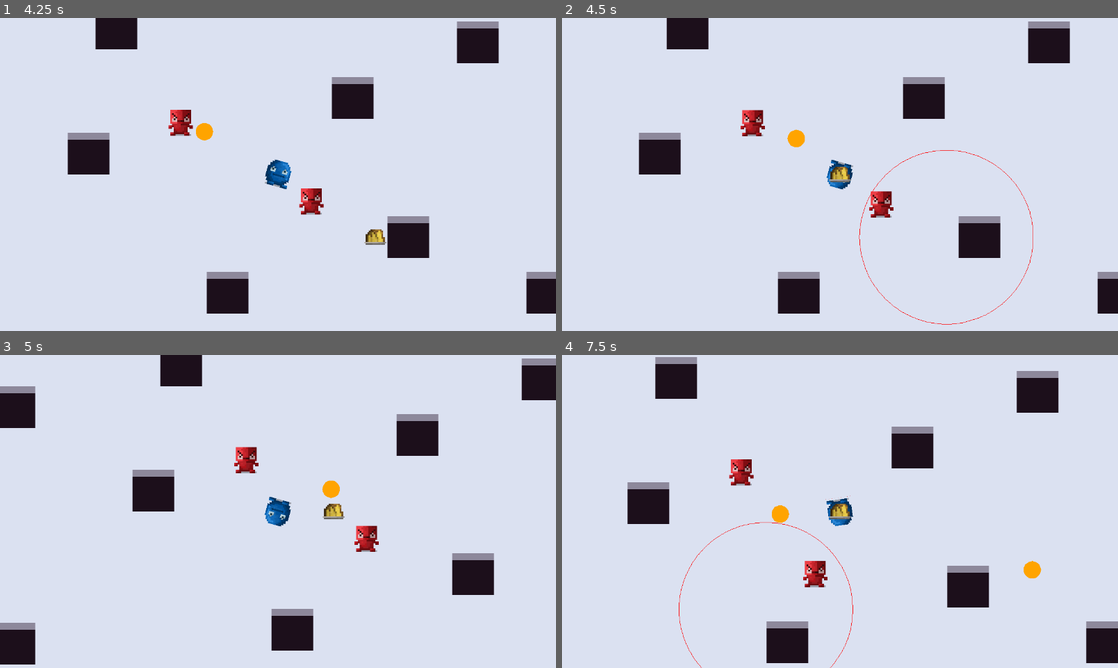
Above: before the commit, frames 1-4 (two rows, left to right).
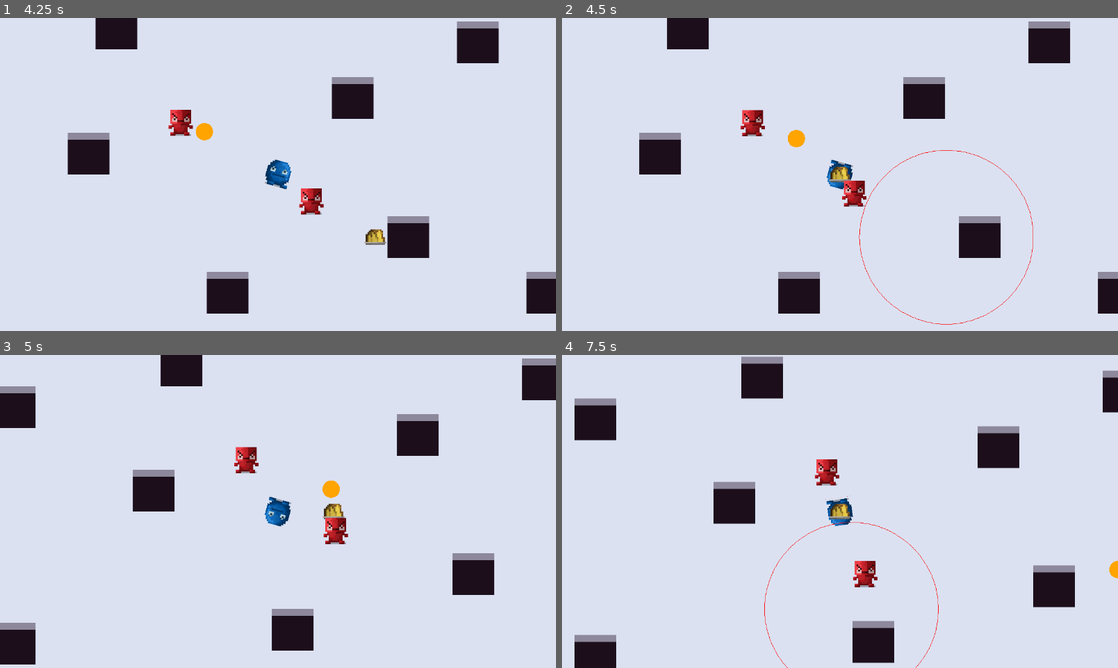
Above: after the commit, the same moments.

Repository: CertifiedIdiots/Bomber
Game: Godot game, scene res://Levels/Main.tscn
Same seed, same stepped clock (60 frames per second), same inputs: the game is played once before the commit and once after it.
Inputs (mouse positions are in pixels of both pictures, inside the frame that each line leads up to):
- Up to frame 1 (4.25 s): move the mouse to (400, 158) at 0.52 s; press the mouse at (400, 158) at 0.53 s; hold D (move_right) 0.53-1.28 s; move the mouse to (166, 190) at 1.27 s; release the mouse at (166, 190) at 1.28 s; hold Down (move_down) 1.28-2.03 s; right-click (166, 190) at 1.35 s; move the mouse to (333, 105) at 2.02 s; press the mouse at (333, 105) at 2.03 s; hold D (move_right) 2.03-2.78 s; move the mouse to (250, 237) at 2.77 s; release the mouse at (250, 237) at 2.78 s; hold W (move_up) 2.78-3.53 s; right-click (250, 237) at 2.85 s; move the mouse to (444, 221) at 3.52 s; press the mouse at (444, 221) at 3.53 s; hold A (move_left) from 3.53 s (still down)
- Up to frame 2 (4.5 s): keep holding A (move_left); move the mouse to (673, 127) at 4.27 s; release the mouse at (673, 127) at 4.28 s; right-click (673, 127) at 4.35 s
- Up to frame 3 (5 s): keep holding A (move_left)
- Up to frame 4 (7.5 s): move the mouse to (867, 511) at 5.02 s; release A (move_left) at 5.03 s; press the mouse at (867, 511) at 5.03 s; hold Down (move_down) 5.03-5.78 s; move the mouse to (756, 433) at 5.77 s; release the mouse at (756, 433) at 5.78 s; hold D (move_right) 5.78-6.53 s; right-click (756, 433) at 5.85 s; move the mouse to (962, 495) at 6.52 s; press the mouse at (962, 495) at 6.53 s; hold W (move_up) 6.53-7.28 s; move the mouse to (728, 527) at 7.27 s; release the mouse at (728, 527) at 7.28 s; hold D (move_right) from 7.28 s (still down); right-click (728, 527) at 7.35 s

Frame 1 is identical in both runs. In frame 2, 0.9% of the frame differs, in the area x 13-97%, y 0-98%; in frame 3, 0.8%; in frame 4, 16%, in the area x 2-100%, y 0-100%.
Error before the commit: Invalid set index 'movement' (on base: 'KinematicBody2D (Enemy.gd)') with value of type 'Vector2'. (res://Scripts/Explosion.gd:24)

Commit message:
fix shield

Diff:
--- a/Scripts/Explosion.gd
+++ b/Scripts/Explosion.gd
@@ -21,4 +21,4 @@
 	if body.is_in_group(self.target):
 		body.damage(50)
 		body.stunned = 0.5
-		body.movement = (body.position - self.position) * 5
+		body.velocity = (body.position - self.position) * 5
--- a/Scripts/Shield.gd
+++ b/Scripts/Shield.gd
@@ -3,6 +3,7 @@
 export(int) var max_health = 250
 export(float) var recharge_rate = 2
 export(Color) var color = Color.blue
+export(float) var radius = 25
 
 var recharge = 0
 var health = max_health
@@ -30,7 +31,8 @@
 			color = Color.yellow
 		elif health <= 200:
 			color = Color.aquamarine
-		draw_arc(Vector2.ZERO, 25, 0, TAU, $CollisionShape2D.shape.radius, color, 5)
+		$CollisionShape2D.shape.radius = radius
+		draw_arc(Vector2.ZERO, radius, 0, TAU, 360, color, 4)
 
 func damage(amount):
 	health = max(0, health - amount)
